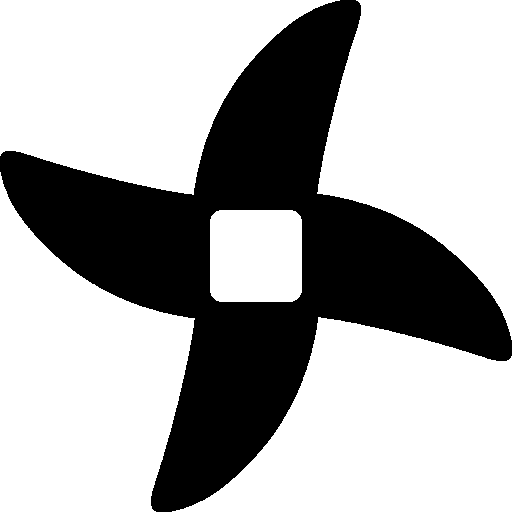
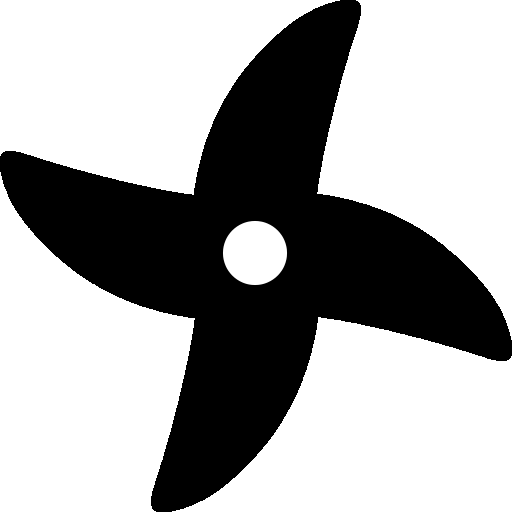
Comparing the layer stacks of the two 512 × 512 images. Changes:
added layer "Эллипс 1" above "Слой 1" over box(218, 216, 292, 290)
painted on "Слой 1" over box(210, 210, 302, 302)
